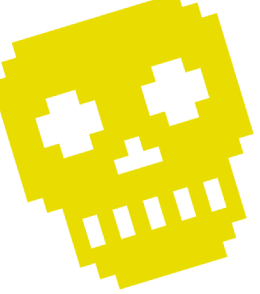
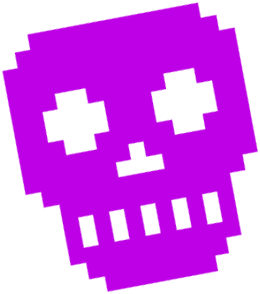
Layered file, before and after one edit (260x294). Changes by layer:
hid "Skull4.png" over [0, 0, 254, 291]
showed "Skull5.png", painted on it over [0, 1, 259, 293]
